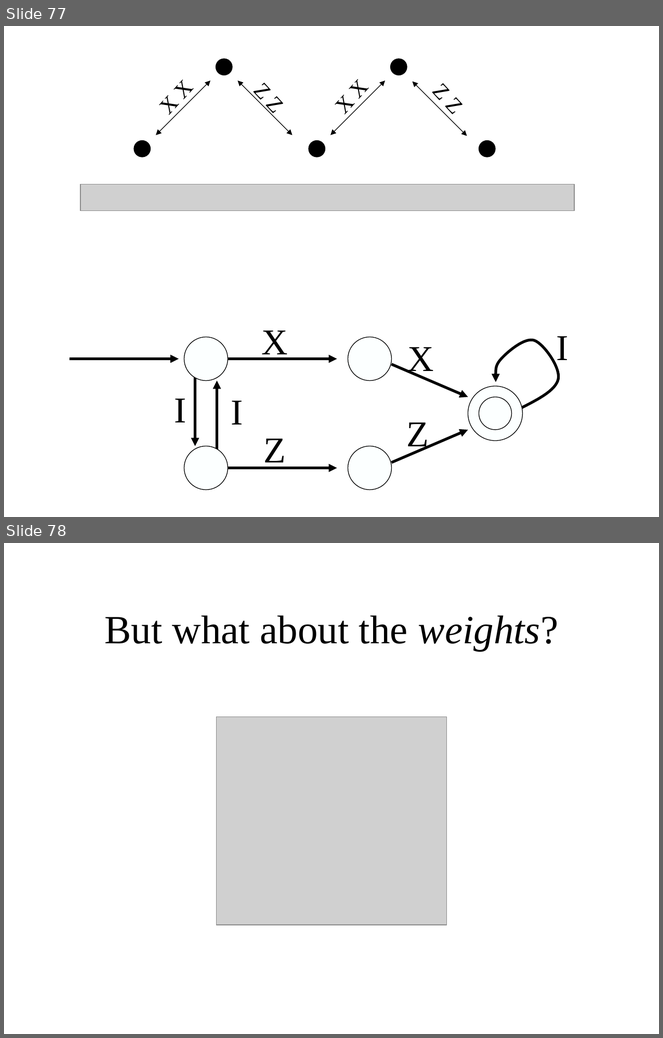
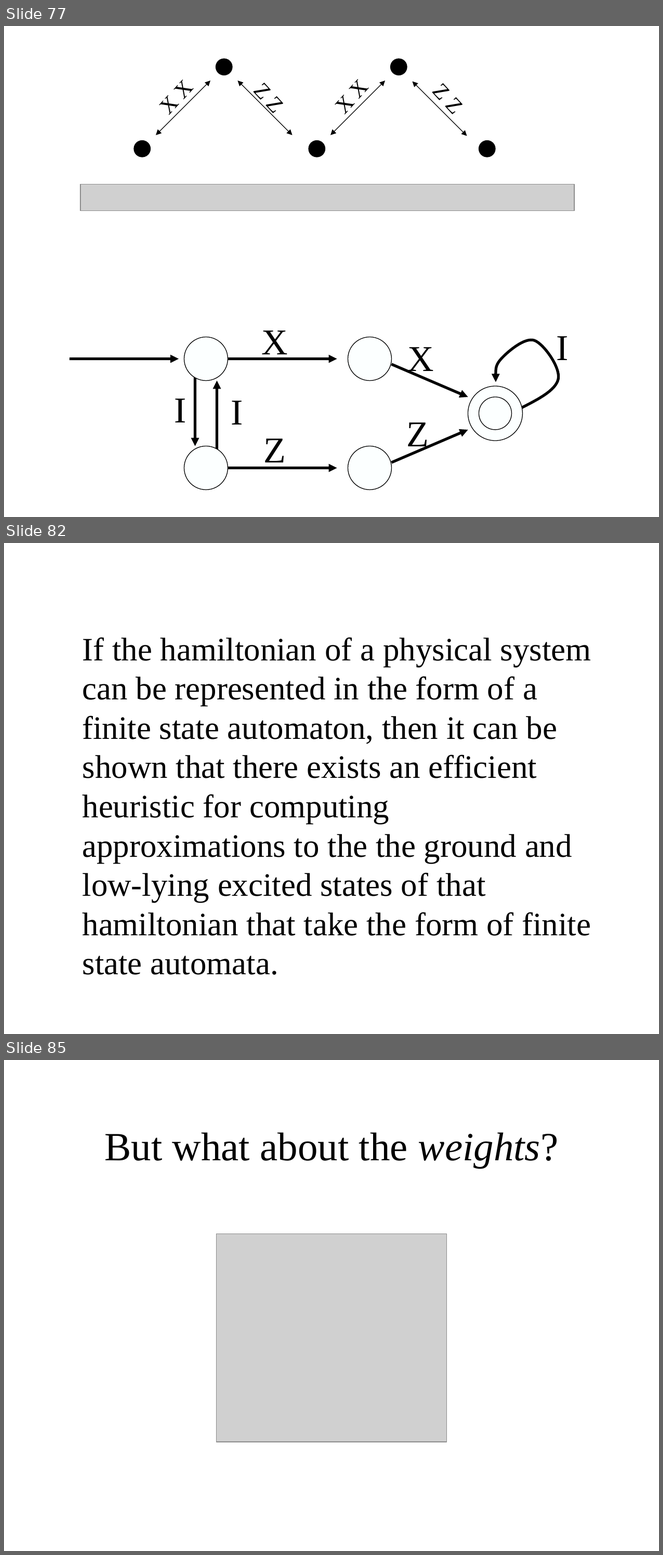
Before and after one commit to gcross/QC-Talks, a slide deck: GeneralExam/WeaponsOfMassSimulation.odp. Shown one above the other, each under a label of ours: slides 77 and 78 before the commit, slides 77, 82 and 85 after it; the slides between them are not shown. The pictures are 663x1038 and 663x1555 pixels, drawn with LibreOffice and Linux fonts; fonts in the diff are those of the drawing; grey boxes stand for pictures; background and template pictures are left out. Boxes give left, top, right and bottom in pixels: in the first picture for what was removed or moved away, otherwise in the second. Text is boxed around its words. In the diff, an @@ line names an element or a change of style, - is before the commit and + after.

```diff
--- a/GeneralExam/WeaponsOfMassSimulation.odp
+++ b/GeneralExam/WeaponsOfMassSimulation.odp
@@ slide 82 added at (4,543,659,1034), background picture (left out) @@
@@ text added at (83,637,591,975), 36 pt, text #000000 @@
+If the hamiltonian of a physical system can be represented in the form of a finite state automaton, then it can be shown that there exists an efficient heuristic for computing approximations to the the ground and low-lying excited states of that hamiltonian that take the form of finite state automata.
@@ what was slide 78 is now slide 85 @@
```
Also in this commit, not shown: 5 slides changed, 6 other slides added.
